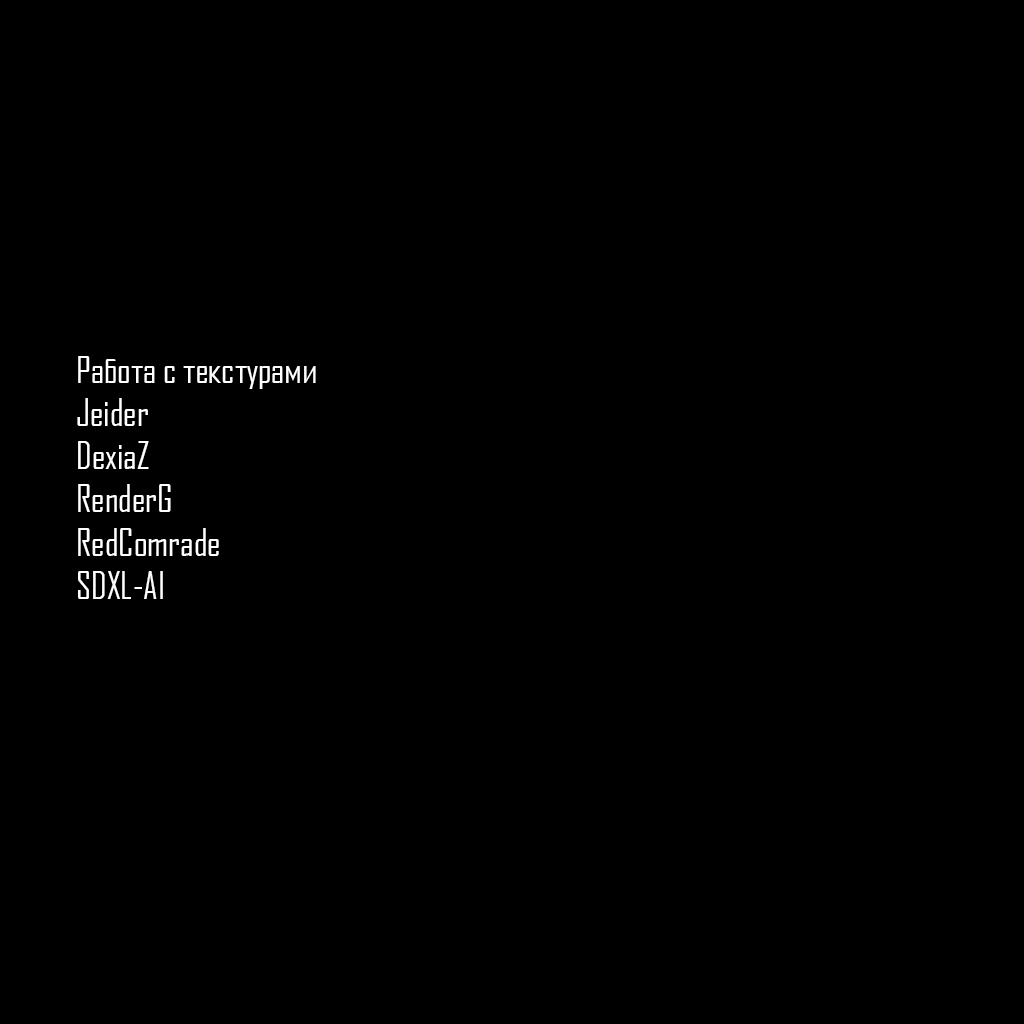
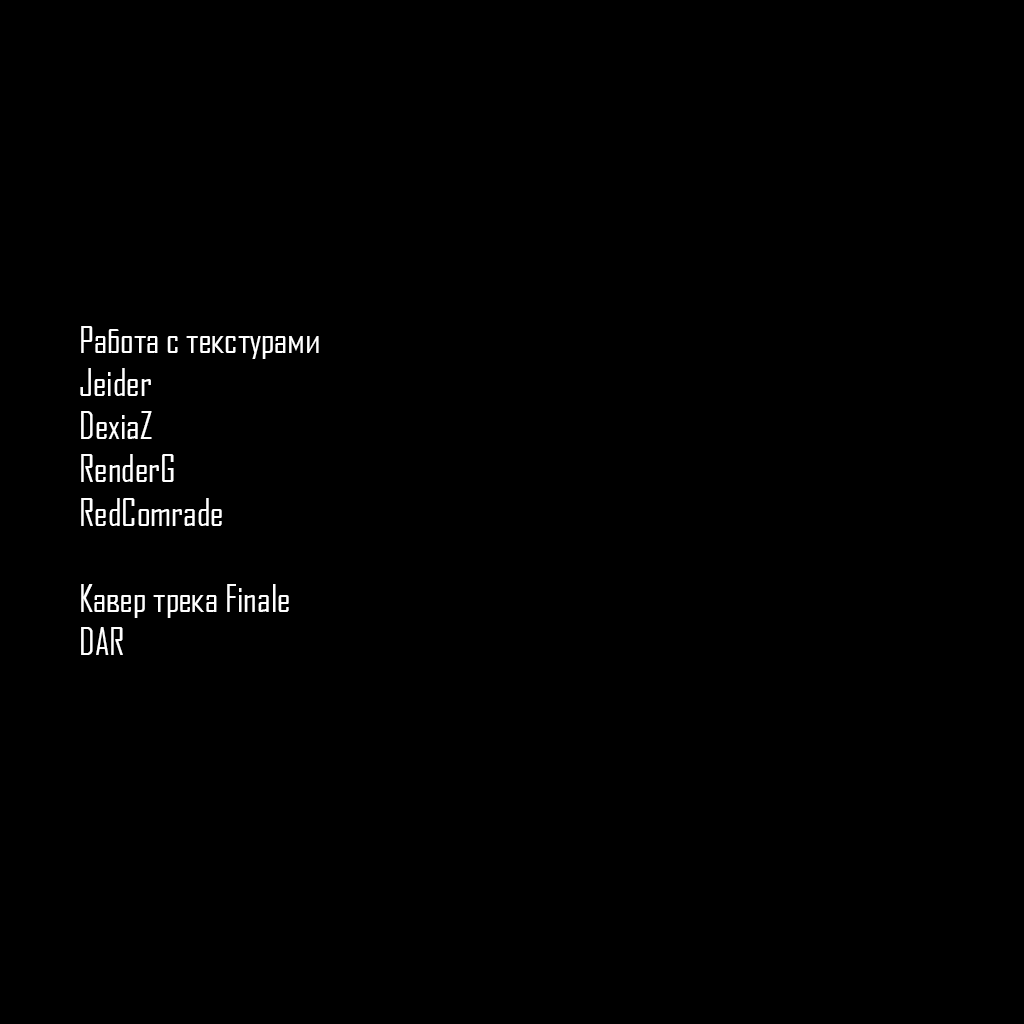
The second 1024 × 1024 image is a revision of the first. Changes to its layers:
renamed "Работа с текстурами Jeider DexiaZ RenderG RedComrade SDXL-AI" to "Работа с текстурами Jeider DexiaZ RenderG RedComrade Кавер тре", painted on it over <box>77,326,319,655</box>
